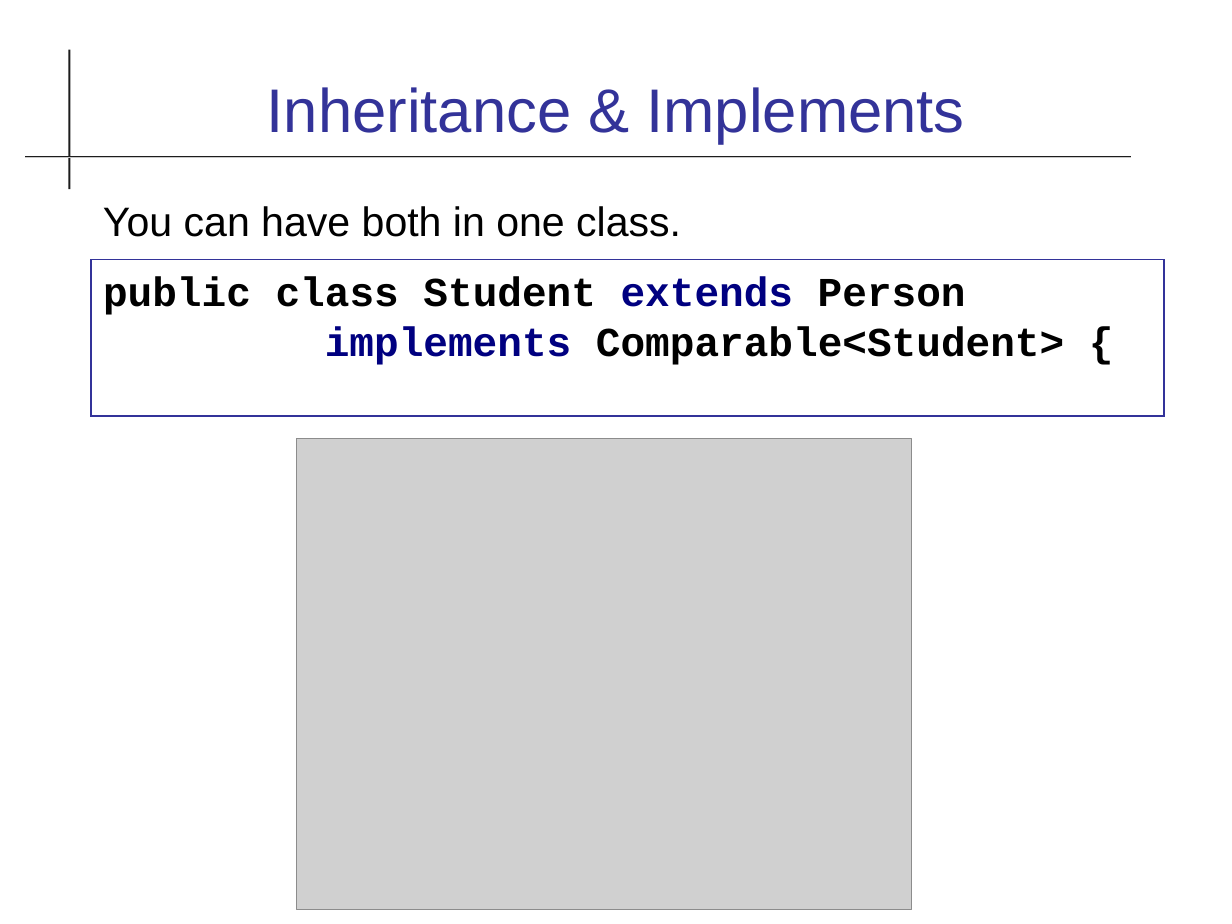
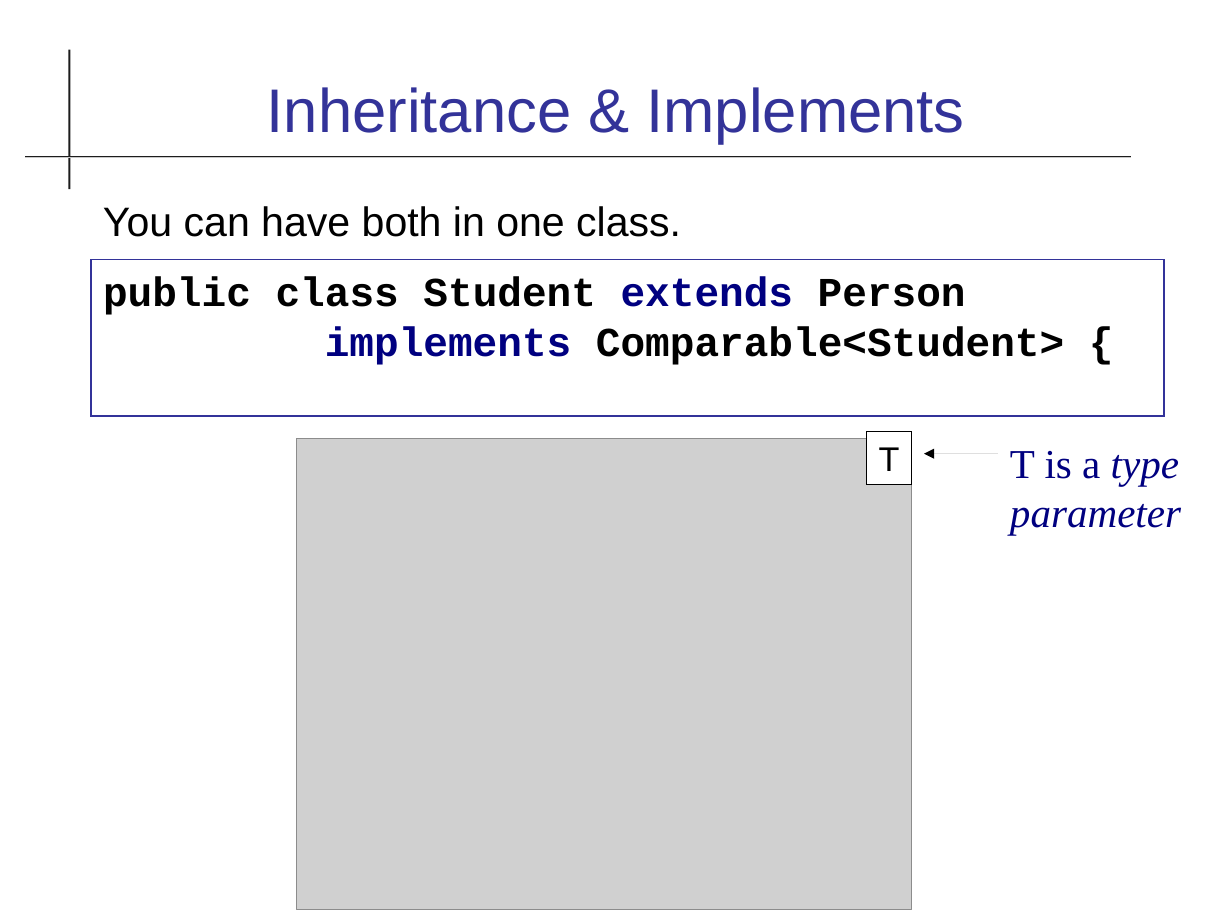
Before and after one commit to cpske/ISP, a slide deck: slide 39 of uml/UML-Class-Diagram.odp (slide 38 before the commit). Drawn at 1232x924 pixels with LibreOffice and Linux fonts; fonts in the diff are those of the drawing; grey boxes stand for pictures. Boxes give left, top, right and bottom in pixels: in the first picture for what was removed or moved away, otherwise in the second. Text is boxed around its words. In the diff, an @@ line names an element or a change of style, - is before the commit and + after.

```diff
--- a/uml/UML-Class-Diagram.odp
+++ b/uml/UML-Class-Diagram.odp
@@ rectangle added at (x1=866, y1=431, x2=912, y2=484), fill #FFFFFF, outline #000000 0 pt, 20 pt, text #000000 @@
+T
@@ arrow added from (998, 453) to (924, 453), #000000 0 pt @@
@@ text added at (x1=1010, y1=451, x2=1181, y2=535), 24 pt, text #000080, italic @@
+T is a type parameter
```
Also in this commit, not shown: 11 other slides changed, 1 slide added, 2 other files.
